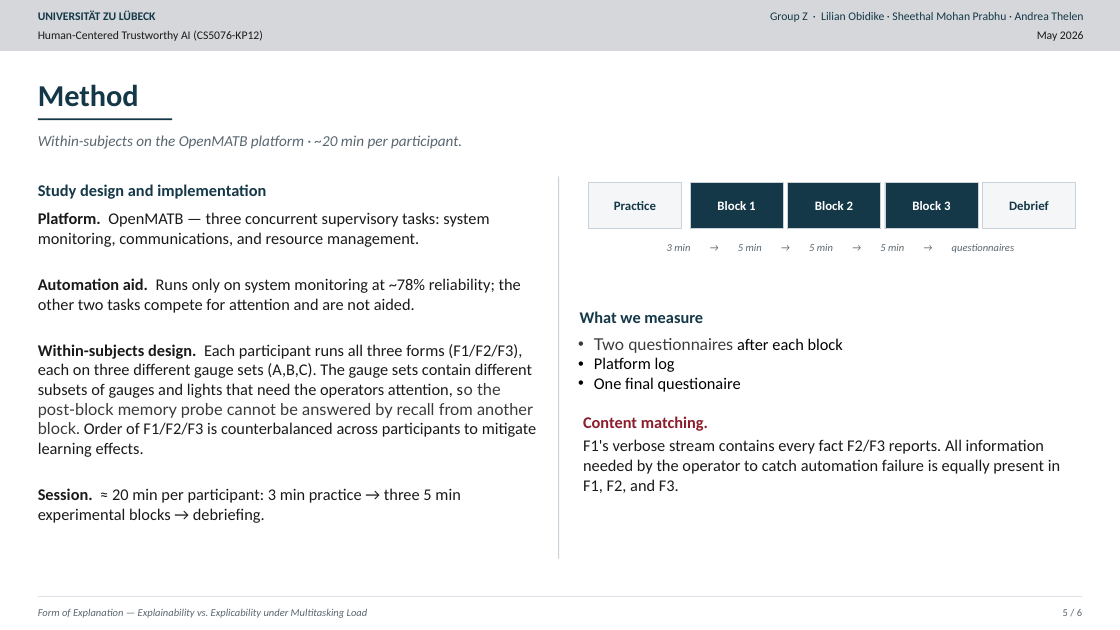
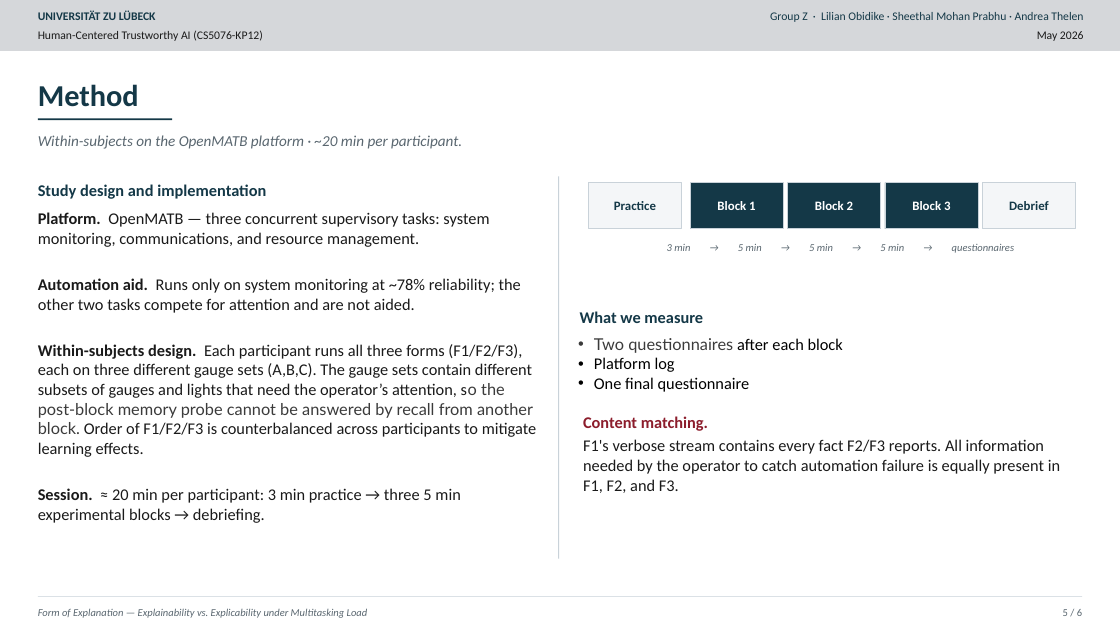
Before and after one commit to AndreaThelen/HumanCenteredAI, a slide deck: slide 5 of Documents/Study.pptx. Drawn at 1120x630 pixels with LibreOffice and Linux fonts; fonts in the diff are those of the drawing. Boxes give left, top, right and bottom in pixels: in the first picture for what was removed or moved away, otherwise in the second. Text is boxed around its words. In the diff, an @@ line names an element or a change of style, - is before the commit and + after.

Commit message:
update powerpoint

```diff
--- a/Documents/Study.pptx
+++ b/Documents/Study.pptx
@@ text at [38,344,536,457]: text changed @@
-Within-subjects design. Each participant runs all three forms (F1/F2/F3), each on three different gauge sets (A,B,C). The gauge sets contain different subsets of gauges and lights that need the operators attention, so the post-block memory probe cannot be answered by recall from another block. Order of F1/F2/F3 is counterbalanced across participants to mitigate learning effects.
+Within-subjects design. Each participant runs all three forms (F1/F2/F3), each on three different gauge sets (A,B,C). The gauge sets contain different subsets of gauges and lights that need the operator’s attention, so the post-block memory probe cannot be answered by recall from another block. Order of F1/F2/F3 is counterbalanced across participants to mitigate learning effects.
@@ text at [594,377,750,392]: text changed @@
-• One final questionaire
+• One final questionnaire
```
Also in this commit, not shown: 4 other slides changed.
